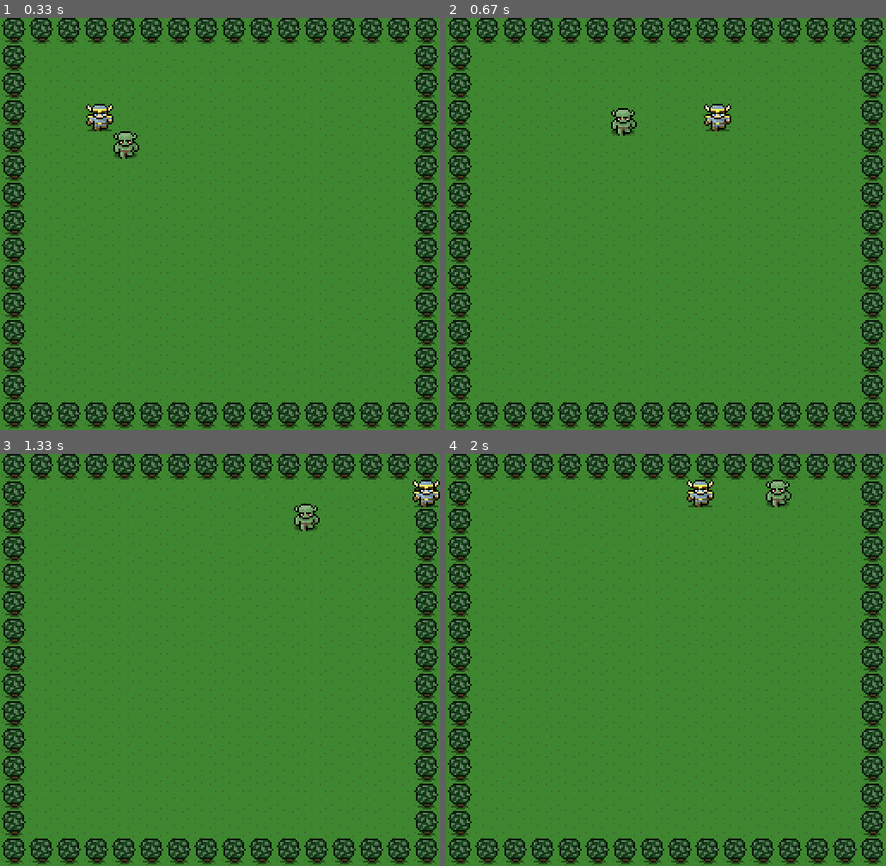
Above: before the commit, frames 1-4 (two rows, left to right).
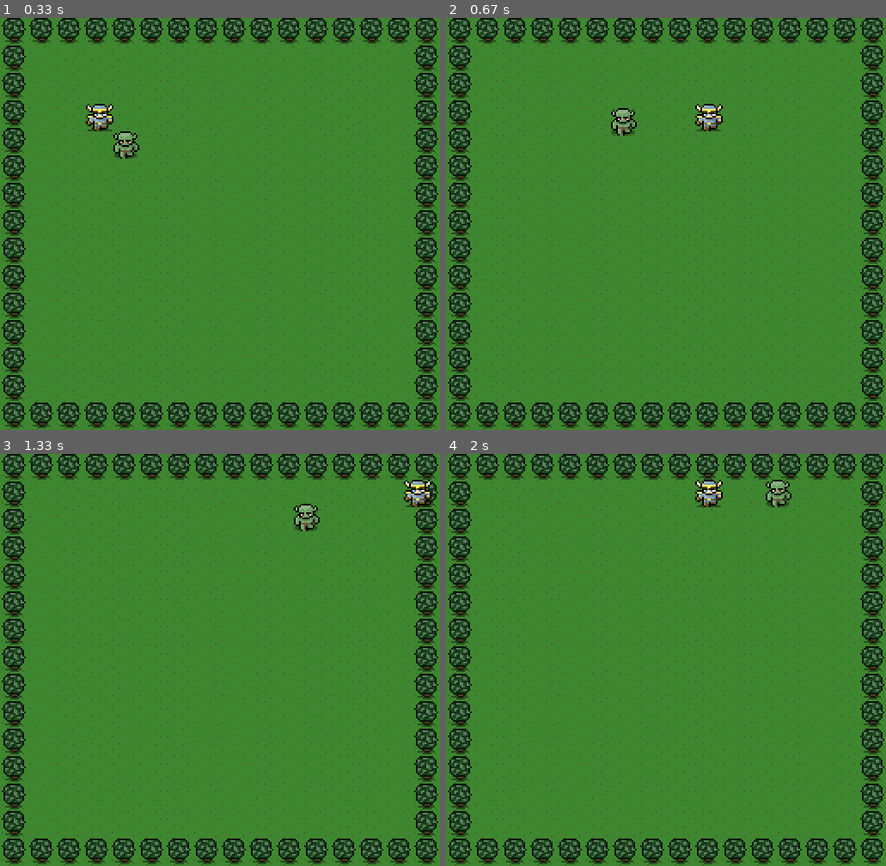
Above: after the commit, the same moments.

Repository: seanmcquaid/pygameshooter
Game: pygame game, started from game.py
Two runs of this game, one before a commit and one after it. Both use one fixed random seed, a clock stepped at 60 frames per second and the inputs below.
Inputs:
- Up to frame 1 (0.33 s): no input
- Up to frame 2 (0.67 s): hold Right from 0.33 s (still down)
- Up to frame 3 (1.33 s): release Right at 0.8 s; hold Up 0.83-1.13 s; hold Right from 1.17 s (still down)
- Up to frame 4 (2 s): release Right at 1.63 s; hold Left from 1.67 s (still down)

Frame 1 is identical in both runs. In frame 2, 0.4% of the frame differs, in the area x 56-65%, y 20-28%; in frame 3, 0.4%; in frame 4, 0.4%.

Commit message:
Attempted to edit project for hero collision to occur but did not work yet

Diff:
--- a/BadGuy.py
+++ b/BadGuy.py
@@ -12,7 +12,7 @@
         self.speed = 4
         self.rect = pygame.Rect(0, 0, 64, 64)
         self.rect.centerx = self.x
-        self.rect.top = self.y
+        self.rect.centery = self.y
     def update_me(self, theHero):
         # find hypotonuse of triangle between hero and bad guy
         dx = self.x - theHero.x
--- a/Hero.py
+++ b/Hero.py
@@ -1,10 +1,12 @@
 import pygame
+from pygame.sprite import Sprite
 
-class Hero(object):
+class Hero(Sprite):
     # classses always contain 2 parts
     # 1. the init = runs only once
     # 2. the methods = run whenever you call them
     def __init__ (self):
+        super(Hero, self).__init__()
         self.x = 100
         self.y = 100
         self.speed = 10
@@ -12,6 +14,9 @@
         self.shouldMoveDown = False
         self.shouldMoveRight = False
         self.shouldMoveLeft = False
+        self.rect = pygame.Rect(0, 0, 64, 64)
+        self.rect.centerx = self.x
+        self.rect.centery = self.y
     def shouldMove(self, direction, start = True):
         if(direction == "up"):
             self.shouldMoveUp = start
--- a/game.py
+++ b/game.py
@@ -25,14 +25,11 @@
 
 #objects for each our hero and badguy
 theHero = Hero()
+
+
 badGuy = BadGuy()
 badGuys = Group()
 badGuys.add(badGuy)
-
-# a list to hold our arrows
-# arrows = []
-# A Group is a special pygame list for Sprites
-# can only add sprites to groups
 arrows = Group()
 
 # ==========VARIABLES FOR OUR GAME ===============
@@ -45,6 +42,8 @@
 #background music created via pygame
 bg_music = pygame.mixer.Sound('bg.wav')
 bg_music.play()
+
+# ======= INTRO SCREEN LOOP =======
 
 # ==========MAIN GAME LOOP =============
 game_on = True
@@ -106,8 +105,8 @@
     # bottom right = 512 , 480
     pygame_screen.blit(background_image,[0, 0])
 
+    pygame_screen.blit(hero_image,[theHero.x, theHero.y])
     theHero.drawMe()
-    pygame_screen.blit(hero_image,[theHero.x, theHero.y])
 
     # draw the bad guys
     for badGuy in badGuys:
@@ -120,9 +119,11 @@
         pygame_screen.blit(arrow_image, [arrow.x, arrow.y])
 
 
-    # make collision between badGuy and goodguy
     # create multiple bad guys
+
     # if arrow hits badGuys, this will remove both (hence both true)
     arrowHit = groupcollide(arrows, badGuys, True, True)
 
+    # make collision between badGuy and goodguy
+
     pygame.display.flip()
Not shown, changed: Arrow.pyc
Not shown, changed: BadGuy.pyc
Not shown, changed: Hero.pyc
